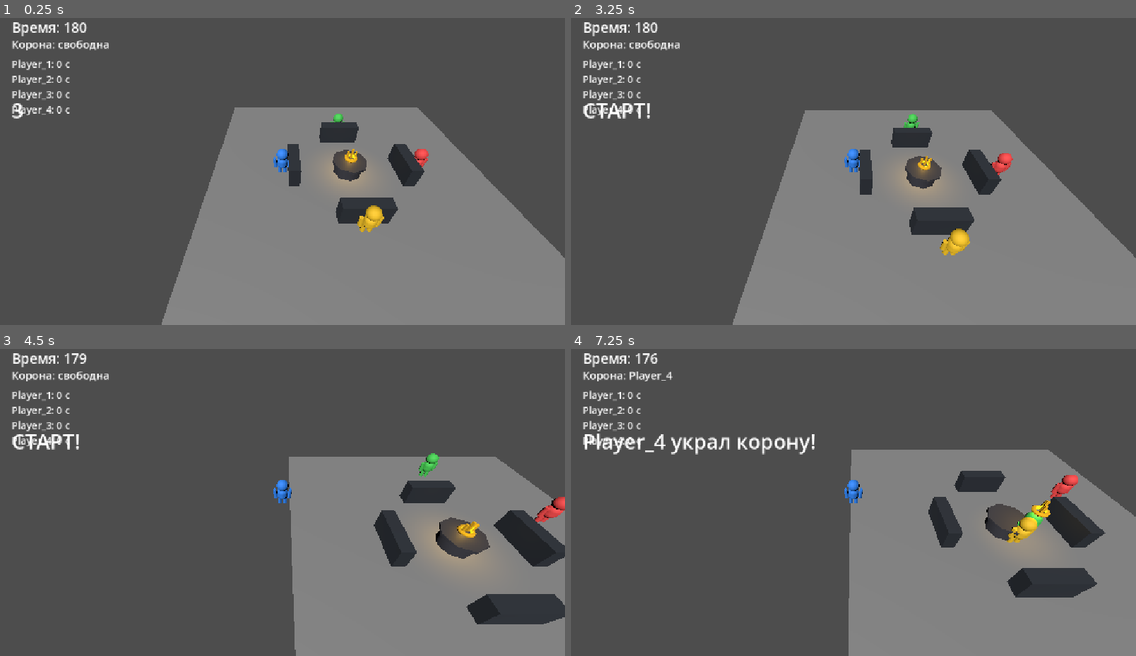
Above: before the commit, frames 1-4 (two rows, left to right).
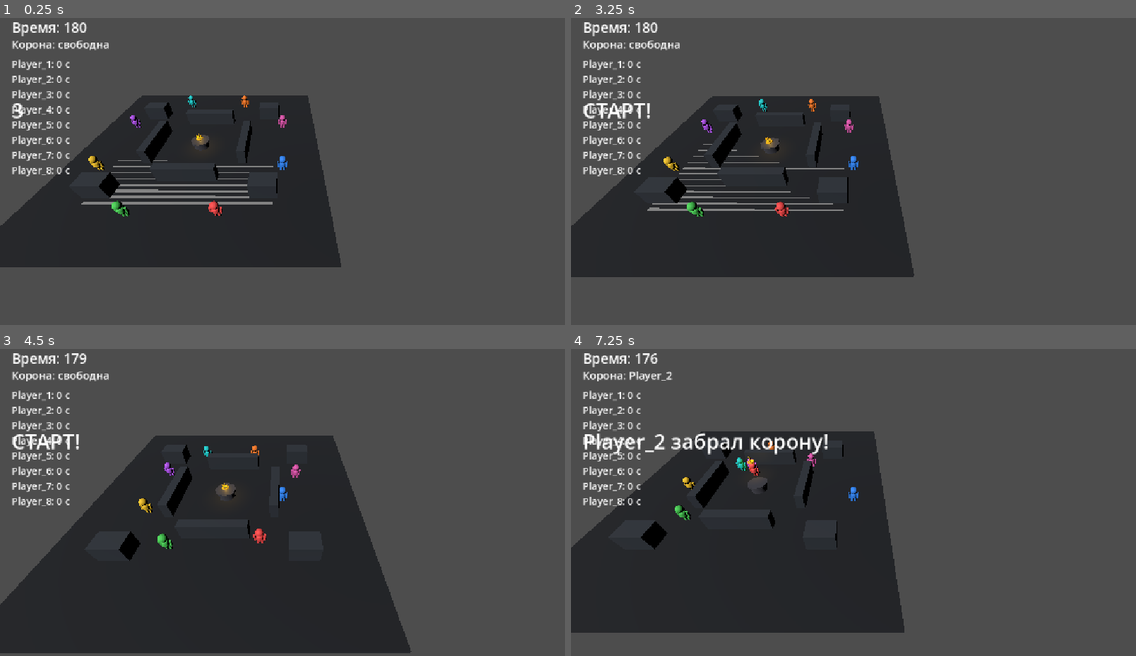
Above: after the commit, the same moments.

Repository: denisyltanovmagamed-netizen/PROJECT-01-CROWN
Game: Godot game, scene res://scenes/main/main.tscn
Two runs of this game, one before a commit and one after it. Both use one fixed random seed, a clock stepped at 60 frames per second and the inputs below.
Inputs (mouse positions are in pixels of both pictures, inside the frame that each line leads up to):
- Up to frame 1 (0.25 s): no input
- Up to frame 2 (3.25 s): tap Enter at 0.5, 2 s; move the mouse to (977, 150) at 0.52 s; hold Right (ui_right) 0.53-1.28 s; click (977, 150) at 0.67 s; tap Space at 1.25, 2.75 s; move the mouse to (740, 183) at 1.27 s; hold Down (ui_down) 1.28-2.03 s; move the mouse to (910, 97) at 2.02 s; hold Right (ui_right) 2.03-2.78 s; move the mouse to (825, 229) at 2.77 s; hold Up (ui_up) from 2.78 s (still down); click (825, 229) at 2.92 s
- Up to frame 3 (4.5 s): move the mouse to (452, 545) at 3.52 s; release Up (ui_up) at 3.53 s; hold Left (ui_left) from 3.53 s (still down); move the mouse to (113, 450) at 4.27 s
- Up to frame 4 (7.25 s): move the mouse to (881, 496) at 5.02 s; release Left (ui_left) at 5.03 s; hold Down (ui_down) 5.03-5.78 s; click (881, 496) at 5.17 s; move the mouse to (768, 419) at 5.77 s; hold Right (ui_right) 5.78-6.53 s; move the mouse to (977, 481) at 6.52 s; hold Up (ui_up) from 6.53 s (still down)

The runs differ from the first frame. In frame 1, 55% of the frame differs, in the area x 0-100%, y 25-100%; in frame 2, 56%; in frame 3, 60%; in frame 4, 60%, in the area x 0-100%, y 7-100%.

Commit message:
Gameplay V2: expand arena and spawn eight players

Diff:
--- a/scripts/main/main.gd
+++ b/scripts/main/main.gd
@@ -3,6 +3,9 @@
 const PLAYER_SCENE := preload("res://scenes/player/Player.tscn")
 const CROWN_SCENE := preload("res://scenes/crown/Crown.tscn")
 const GAME_MANAGER_SCRIPT := preload("res://scripts/game/game_manager.gd")
+
+const ARENA_LIMIT := 15.0
+const PLAYER_COUNT := 8
 
 var local_player: CharacterBody3D
 var players: Array[CharacterBody3D] = []
@@ -10,6 +13,7 @@
 
 func _ready() -> void:
     camera = $Camera
+    _create_arena_floor()
     _create_pedestal()
     _create_obstacles()
     _spawn_gameplay()
@@ -18,28 +22,30 @@
     if local_player == null or camera == null:
         return
 
-    camera.global_position = local_player.global_position + Vector3(0, 11, 11)
+    camera.global_position = local_player.global_position + Vector3(0, 18, 18)
     camera.look_at(
         local_player.global_position + Vector3(0, 0.5, 0),
         Vector3.UP
     )
 
 func _spawn_gameplay() -> void:
-    var spawn_positions: Array[Vector3] = [
-        Vector3(-4.5, 0.0, 0.0),
-        Vector3(4.5, 0.0, 0.0),
-        Vector3(0.0, 0.0, -4.5),
-        Vector3(0.0, 0.0, 4.5)
-    ]
+    var spawn_positions: Array[Vector3] = []
+    for index in range(PLAYER_COUNT):
+        var angle := (TAU / float(PLAYER_COUNT)) * float(index) + PI * 0.125
+        spawn_positions.append(Vector3(cos(angle), 0.0, sin(angle)) * 12.0)
 
     var player_colors: Array[Color] = [
         Color(0.2, 0.55, 1.0),
         Color(1.0, 0.3, 0.3),
         Color(0.3, 0.85, 0.35),
-        Color(1.0, 0.8, 0.15)
+        Color(1.0, 0.8, 0.15),
+        Color(0.75, 0.35, 1.0),
+        Color(0.1, 0.85, 0.85),
+        Color(1.0, 0.5, 0.15),
+        Color(0.9, 0.35, 0.7)
     ]
 
-    for index in range(spawn_positions.size()):
+    for index in range(PLAYER_COUNT):
         var player: CharacterBody3D = PLAYER_SCENE.instantiate()
         player.name = "Player_%d" % (index + 1)
         player.is_local_player = index == 0
@@ -61,8 +67,19 @@
     game_manager.set_script(GAME_MANAGER_SCRIPT)
     add_child(game_manager)
     game_manager.create_ui(self)
+    game_manager.setup(players, crown)
 
-    game_manager.setup(players, crown)
+func _create_arena_floor() -> void:
+    var floor := CSGBox3D.new()
+    floor.name = "ArenaFloor"
+    floor.size = Vector3(32.0, 0.4, 32.0)
+    floor.position = Vector3(0.0, -0.2, 0.0)
+    add_child(floor)
+
+    var material := StandardMaterial3D.new()
+    material.albedo_color = Color(0.10, 0.11, 0.13)
+    material.roughness = 0.9
+    floor.material = material
 
 func _create_pedestal() -> void:
     var pedestal := CSGCylinder3D.new()
@@ -95,12 +112,18 @@
         if child is MeshInstance3D:
             child.material_override = material
 
+func _create_obstacles() -> void:
+    # Deliberately leaves a clear central arena around the crown.
+    _create_obstacle(Vector3(0.0, 1.0, -6.0), Vector3(7.0, 2.0, 1.0))
+    _create_obstacle(Vector3(6.0, 1.0, 0.0), Vector3(1.0, 2.0, 7.0))
+    _create_obstacle(Vector3(0.0, 1.0, 6.0), Vector3(7.0, 2.0, 1.0))
+    _create_obstacle(Vector3(-6.0, 1.0, 0.0), Vector3(1.0, 2.0, 7.0))
 
-func _create_obstacles() -> void:
-    _create_obstacle(Vector3(0.0, 0.75, -4.0), Vector3(3.0, 1.5, 0.8))
-    _create_obstacle(Vector3(4.0, 0.75, 0.0), Vector3(0.8, 1.5, 3.0))
-    _create_obstacle(Vector3(0.0, 0.75, 4.0), Vector3(3.0, 1.5, 0.8))
-    _create_obstacle(Vector3(-4.0, 0.75, 0.0), Vector3(0.8, 1.5, 3.0))
+    # Four offset blocks create alternative routes and turning points.
+    _create_obstacle(Vector3(-9.0, 1.0, -8.0), Vector3(3.0, 2.0, 2.0))
+    _create_obstacle(Vector3(9.0, 1.0, -8.0), Vector3(3.0, 2.0, 2.0))
+    _create_obstacle(Vector3(9.0, 1.0, 8.0), Vector3(3.0, 2.0, 2.0))
+    _create_obstacle(Vector3(-9.0, 1.0, 8.0), Vector3(3.0, 2.0, 2.0))
 
 func _create_obstacle(pos: Vector3, size: Vector3) -> void:
     var body := StaticBody3D.new()
